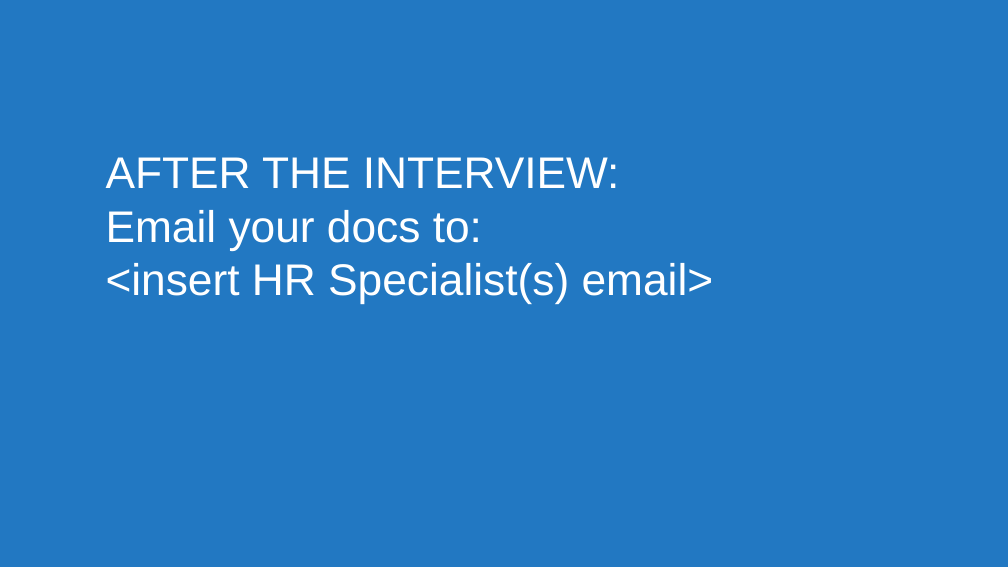
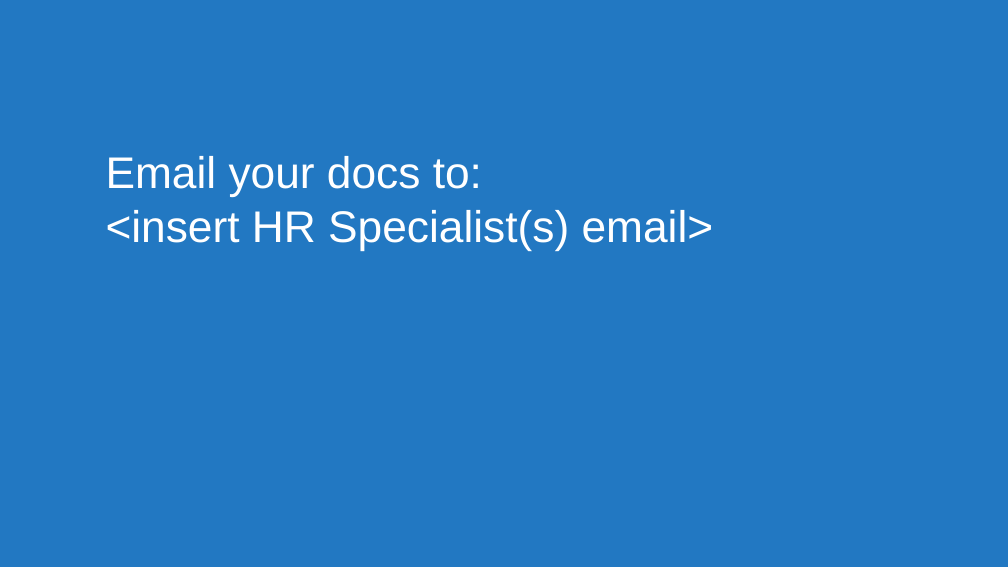
Before and after one commit to usds/SME-QA-Website, a slide deck: slide 21 of toolkit/phone-assessment-interviews/phone-interview-training-presentation.pptx (slide 22 before the commit). Drawn at 1008x567 pixels with LibreOffice and Linux fonts; fonts in the diff are those of the drawing. Boxes give left, top, right and bottom in pixels: in the first picture for what was removed or moved away, otherwise in the second. Text is boxed around its words. In the diff, an @@ line names an element or a change of style, - is before the commit and + after.

```diff
--- a/toolkit/phone-assessment-interviews/phone-interview-training-presentation.pptx
+++ b/toolkit/phone-assessment-interviews/phone-interview-training-presentation.pptx
@@ title at [106,156,714,250]: text changed @@
-AFTER THE INTERVIEW:
-Email your docs to:
-<insert HR Specialist(s) email>
+Email your docs to:
+<insert HR Specialist(s) email>
```
Also in this commit, not shown: 12 other slides changed, 4 slides added, 6 slides removed, 3 other files.
